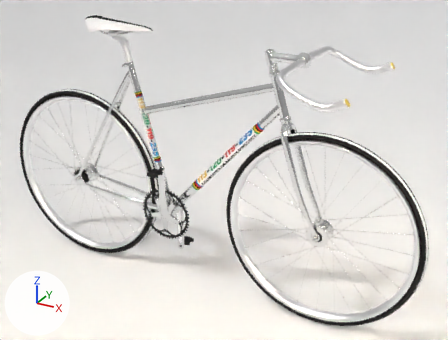
The Blender file 3D/Bicycle.blend, before and after one commit.
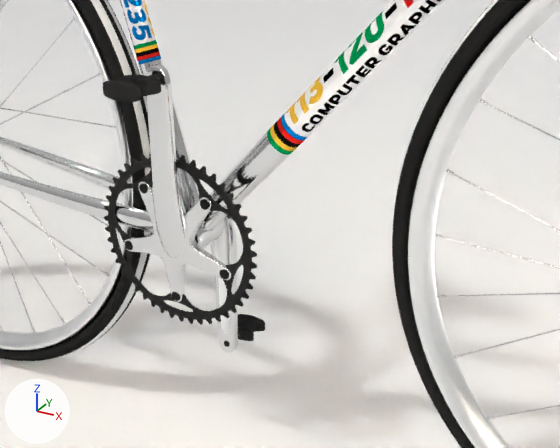
Old and new are each drawn from a camera (50 mm lens) standing at (6.22, -9.92, 7.83) and looking at (0.37, 0.72, 2.52) and again close up from a camera (50 mm lens) standing at (2.22, -3.85, 3.76) and looking at (0.02, 0.15, 1.76). The lights are fixed; the arrows at lower left show +X, +Y and +Z.

In view in the first close-up: 'Chainring', 'ChainringCogs', 'Crank', 'CrankArmLeft', 'CrankArmRight', 'Floor', 'Frame', 'FrontWheel', 'PedalLeft.001', 'RearTriangle', 'RearWheel', 'SpokesLeftRear'.
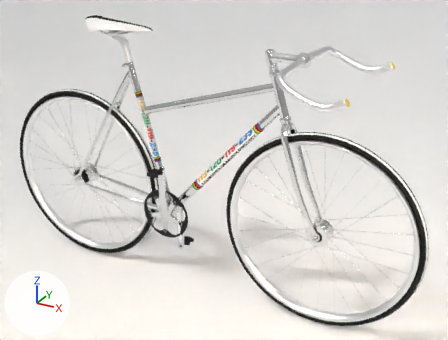
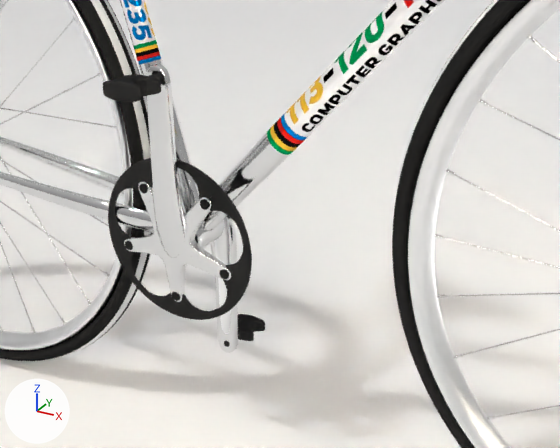
The edits, one by one:
me_circle_014 has 56 vertices, 45 faces and spans x 0.0..0.384, y -0.283..-0.272, z 0.394..0.667.
me_circle_014 is used by ob_chainring; parent ob_mainempty; location (-0.538, 0.0275, -1.413); rotation (0.0, 0.663, 0.0), in degrees (0, 38, 0); scale (0.856, 0.856, 0.856).
Before the commit, vertices of me_circle_014: 4 (0.152, -0.283, 0.546), 6 (0.146, -0.283, 0.579), 21 (0.146, -0.272, 0.579), 23 (0.152, -0.272, 0.546), 34 (0.146, -0.274, 0.579).
Before the commit, vertices of me_circle_014: 35 (0.146, -0.281, 0.579), 46 (0.152, -0.274, 0.546), 47 (0.152, -0.281, 0.546).
Part 1, on me_circle_014:
Vertices 4, 6, 21, 23, 34, 35, 46, 47 of me_circle_014 move by (-0.148, 0.0, -0.024).
Object 'ChainringCogs' (ob_chainringcogs) is deleted.

What differs and where, as boxes [x1, y1, x2, y2] in the close-ups (560 x 448 px; the box of a moved part takes in the faces that stretch with it):
'ChainringCogs', deleted: before [104, 153, 257, 325]
part 1 of me_circle_014, moved or reshaped: before [110, 160, 249, 318]; after [111, 161, 248, 317]
